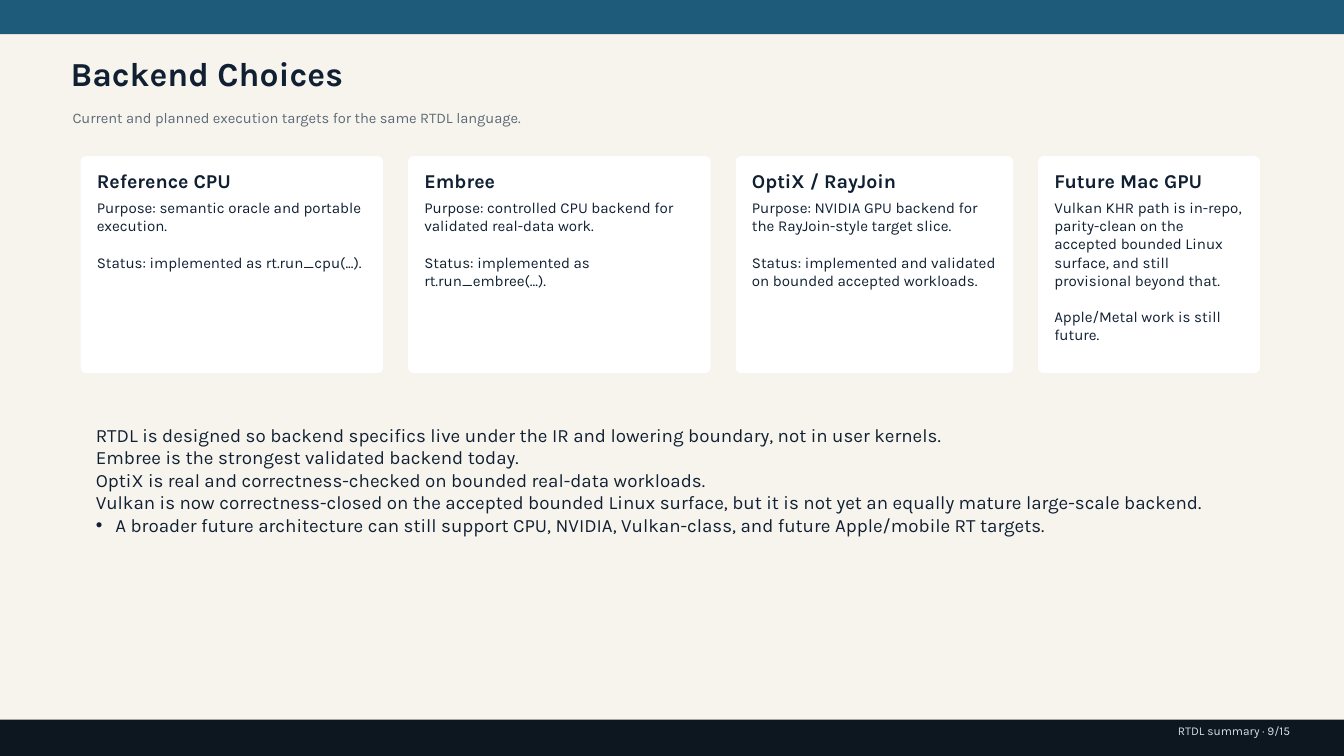
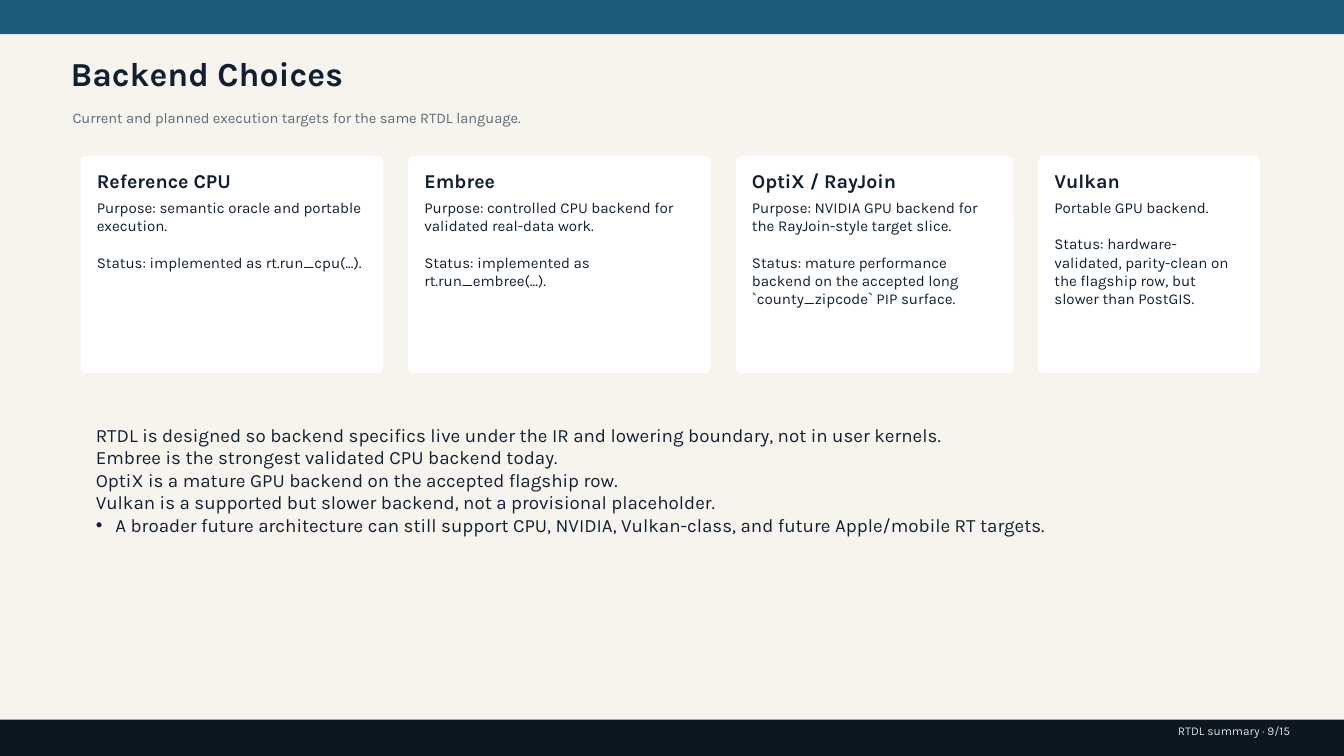
Before and after one commit to rubaolee/rtdl, a slide deck: slide 9 of rtdl_status_summary.pptx. Drawn at 1344x756 pixels with LibreOffice and Linux fonts; fonts in the diff are those of the drawing. Boxes give left, top, right and bottom in pixels: in the first picture for what was removed or moved away, otherwise in the second. Text is boxed around its words. In the diff, an @@ line names an element or a change of style, - is before the commit and + after.

Commit message:
Publish flat paper package, updated status deck, and Goal 104 report

```diff
--- a/rtdl_status_summary.pptx
+++ b/rtdl_status_summary.pptx
@@ text at [1054,174,1119,189]: text changed @@
-Future Mac GPU
+Vulkan
@@ text at [1054,202,1228,304]: text changed @@
-Vulkan KHR path is in-repo, parity-clean on the accepted bounded Linux surface, and still provisional beyond that.
-Apple/Metal work is still future.
+Portable GPU backend.
+Status: hardware-validated, parity-clean on the flagship row, but slower than PostGIS.
@@ text at [752,257,958,308]: text changed @@
-Status: implemented and validated on bounded accepted workloads.
+Status: mature performance backend on the accepted long `county_zipcode` PIP surface.
@@ text at [96,451,715,514]: text changed @@
-• Embree is the strongest validated backend today.
-• OptiX is real and correctness-checked on bounded real-data workloads.
-• Vulkan is now correctness-closed on the accepted bounded Linux surface, but it is not yet an equally mature large-scale backend.
+• Embree is the strongest validated CPU backend today.
+• OptiX is a mature GPU backend on the accepted flagship row.
+• Vulkan is a supported but slower backend, not a provisional placeholder.
```
Also in this commit, not shown: 7 other slides changed, 54 other files.
